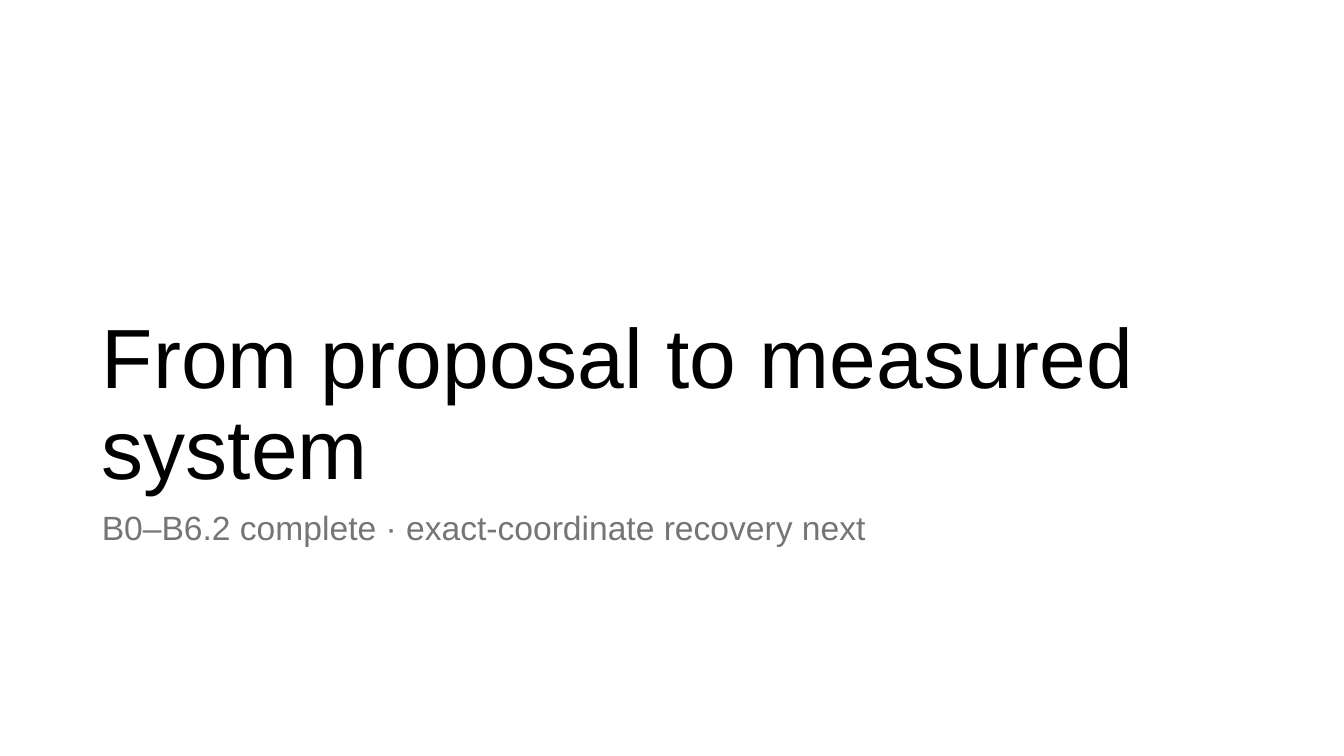
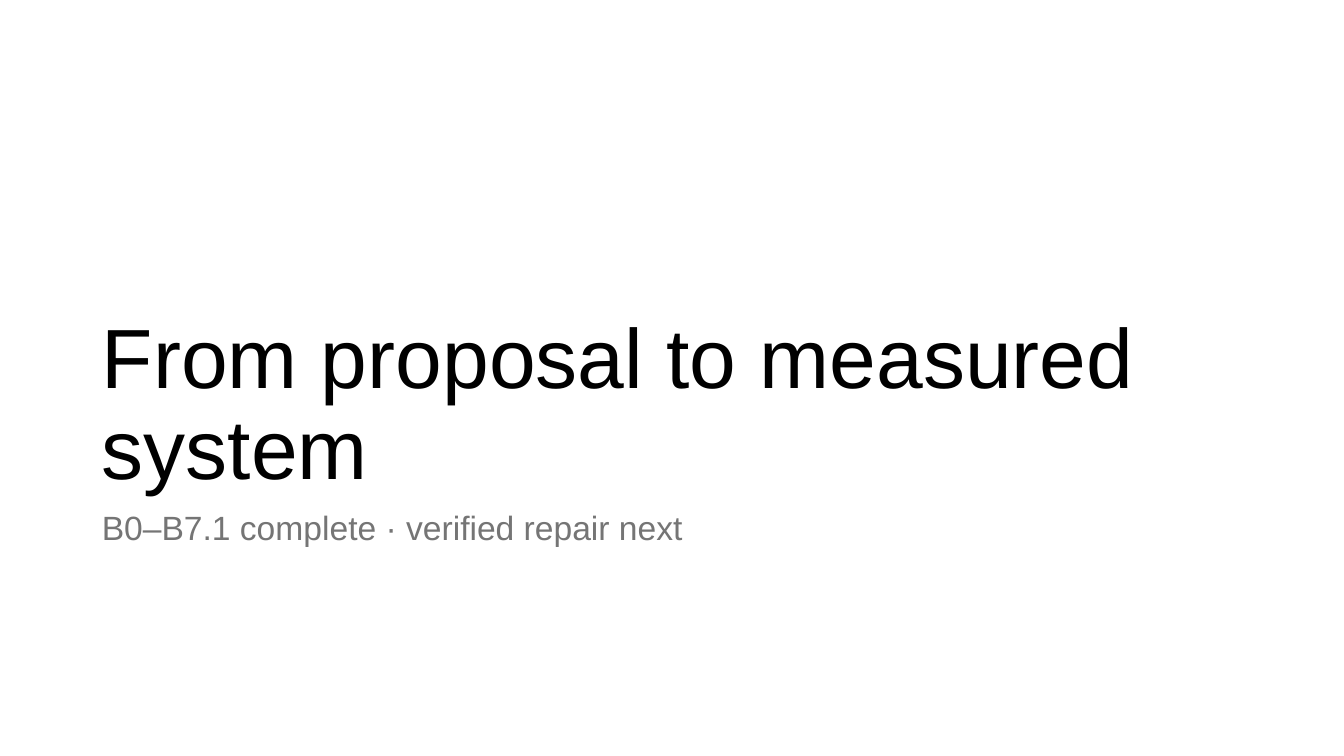
Before and after one commit to nocleo/ADVLSI2_Project_updated, a slide deck: slide 9 of presentation/ADVLSI2_DRC_CNN_Project_Progress.pptx. Drawn at 1344x756 pixels with LibreOffice and Linux fonts; fonts in the diff are those of the drawing. Boxes give left, top, right and bottom in pixels: in the first picture for what was removed or moved away, otherwise in the second. Text is boxed around its words. In the diff, an @@ line names an element or a change of style, - is before the commit and + after.

```diff
--- a/presentation/ADVLSI2_DRC_CNN_Project_Progress.pptx
+++ b/presentation/ADVLSI2_DRC_CNN_Project_Progress.pptx
@@ text at [102,515,682,547]: text changed @@
-B0–B6.2 complete · exact-coordinate recovery next
+B0–B7.1 complete · verified repair next
```
Also in this commit, not shown: 3 other slides changed, 1 slide added, 5 other files.
